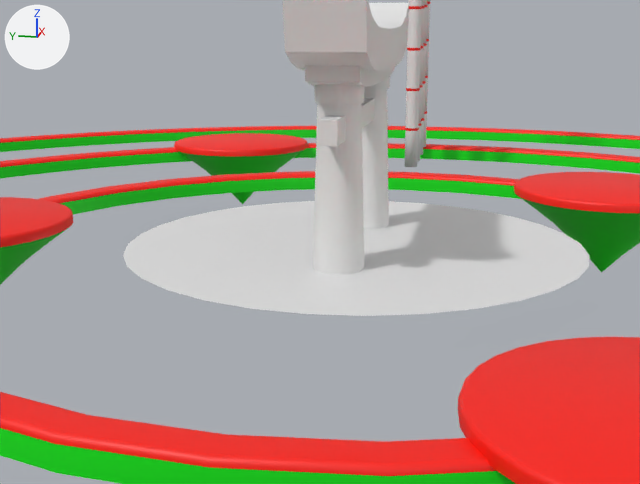
The FBX model Assets/World/spring_house.fbx as it was, and as the next commit left it.
The view is the same before and after, from a 50 mm camera at (-24.94, -3.96, 6.24) aimed at (0.61, 1.15, -0.15). The lights are fixed; the arrows at upper left show +X, +Y and +Z. The older version comes first. Where no turn or scale is listed for an object, it has been applied to the vertices. Vertices at exactly the same position are counted once.
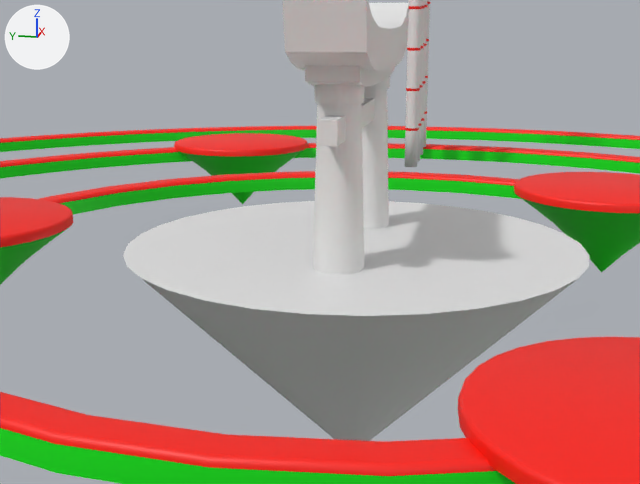
Boxes [x1, y1, x2, y2] around the edits, measured in the pictures (640 x 484 px):
'Circle.003', reshaped
    before: [123, 201, 589, 316]
    after: [123, 201, 589, 441]
part 1 of me_circle_005, added
    after: [142, 279, 576, 441]

Diff of the bpy script that builds the scene:
```diff
--- a/Assets/World/spring_house.fbx.py
+++ b/Assets/World/spring_house.fbx.py
@@ me_circle_005 @@
 # used by ob_circle_003; location = (0.0, 0.0, 0.0); scale = (-31.4, -31.4, -31.4)
-me_circle_005.from_pydata(...)  # 65 vertices, 64 faces; spans x -0.211..0.211, y -0.211..0.211, z 0.0
+me_circle_005.from_pydata(...)  # 98 vertices, 128 faces; spans x -0.211..0.211, y -0.211..0.211, z 0.0..0.223
+# me_circle_005 part 1
+# 33 vertices are added at x -0.02..0.02, y -0.02..0.02, z 0.194..0.223
+# 64 new faces join them
```
